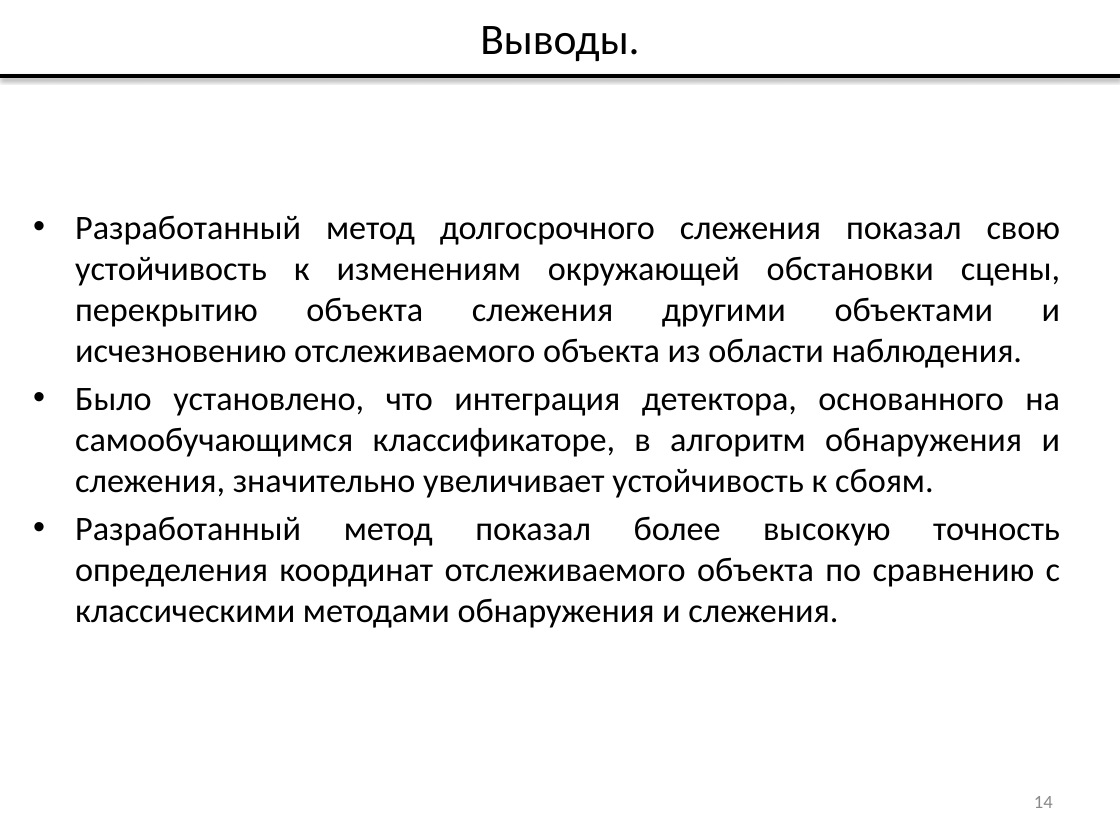
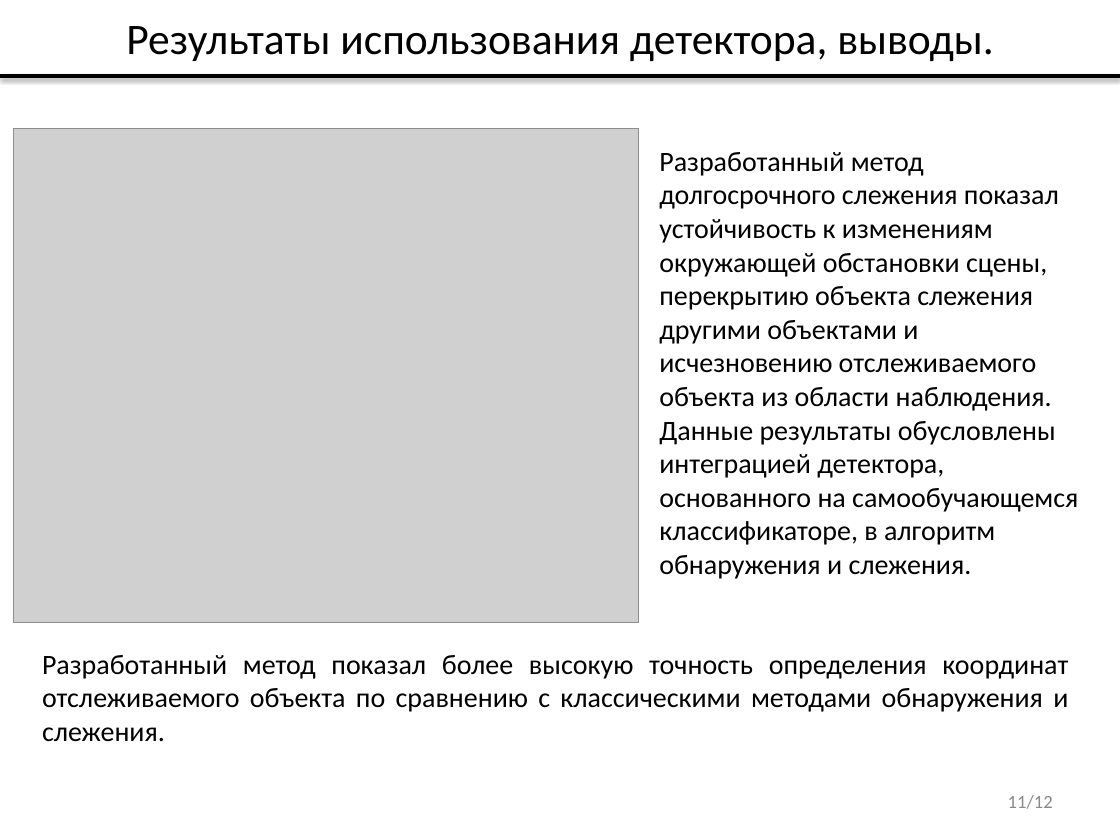
Before and after one commit to vladdimakov/cv2, a slide deck: slide 11 of ВКР/Презентация_Димаков_В.С._МП-40.pptx (slide 14 before the commit). Drawn at 1120x840 pixels with LibreOffice and Linux fonts; fonts in the diff are those of the drawing; grey boxes stand for pictures. Boxes give left, top, right and bottom in pixels: in the first picture for what was removed or moved away, otherwise in the second. Text is boxed around its words. In the diff, an @@ line names an element or a change of style, - is before the commit and + after.

```diff
--- a/ВКР/Презентация_Димаков_В.С._МП-40.pptx
+++ b/ВКР/Презентация_Димаков_В.С._МП-40.pptx
@@ title at (126, 26, 994, 61): text changed @@
-Выводы.
+Результаты использования детектора, выводы.
@@ picture added at (13, 129, 640, 624) @@
@@ text added at (659, 152, 1078, 579), 18 pt, text #000000 @@
+Разработанный метод долгосрочного слежения показал устойчивость к изменениям окружающей обстановки сцены, перекрытию объекта слежения другими объектами и исчезновению отслеживаемого объекта из области наблюдения. Данные результаты обусловлены интеграцией детектора, основанного на самообучающемся классификаторе, в алгоритм обнаружения и слежения.
@@ text at (75, 215, 1060, 498): paragraphs removed @@
-• Разработанный метод долгосрочного слежения показал свою устойчивость к изменениям окружающей обстановки сцены, перекрытию объекта слежения другими объектами и исчезновению отслеживаемого объекта из области наблюдения.
-• Было установлено, что интеграция детектора, основанного на самообучающимся классификаторе, в алгоритм обнаружения и слежения, значительно увеличивает устойчивость к сбоям.
@@ text "Разработанный метод показал более высокую ...": place and size @@
-text "Разработанный метод показал более высокую ..." at (75, 215, 1060, 628)
+text "Разработанный метод показал более высокую ..." at (42, 655, 1068, 742)
@@ text "Разработанный метод показал более высокую ..." at (42, 655, 1068, 742): size 22 to 18 pt; bullet • to none @@
@@ page number at (1008, 795, 1053, 809): text changed @@
-14
+11/12
```
Also in this commit, not shown: 9 other slides changed, 3 slides removed, 1 other file.
